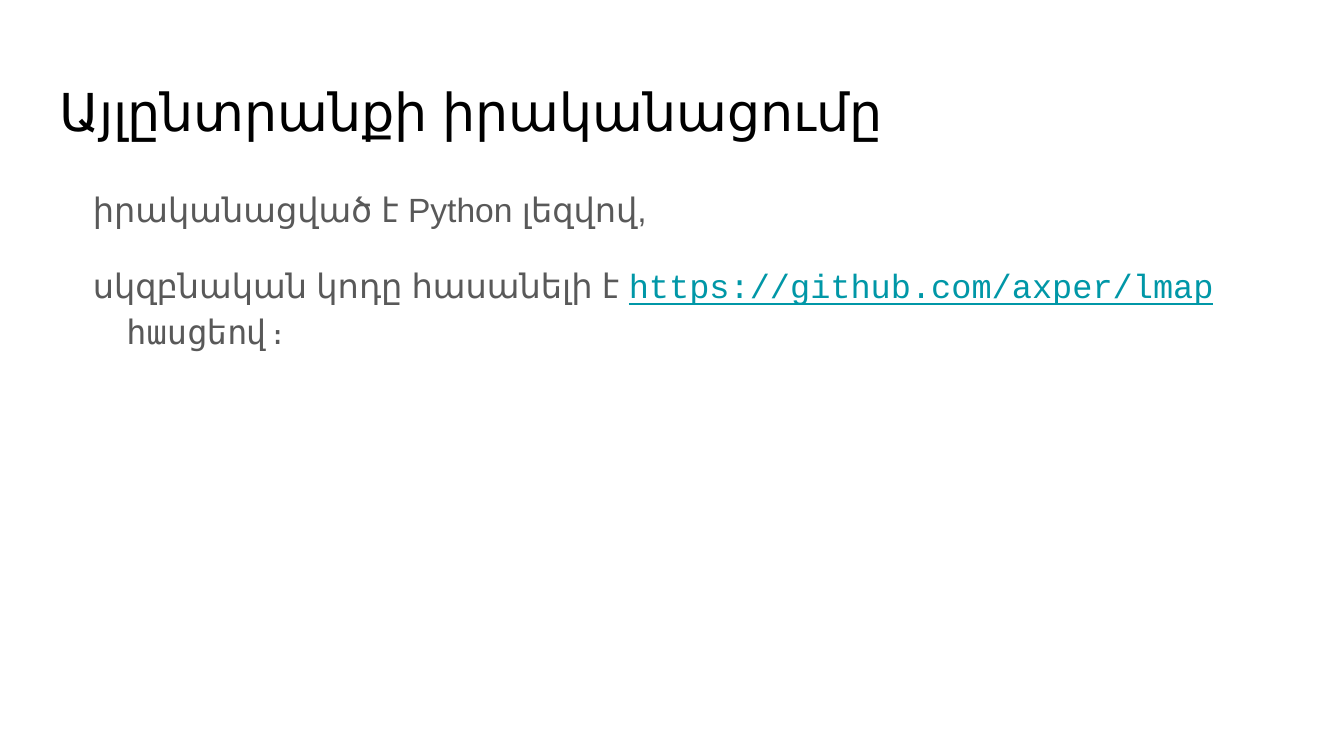
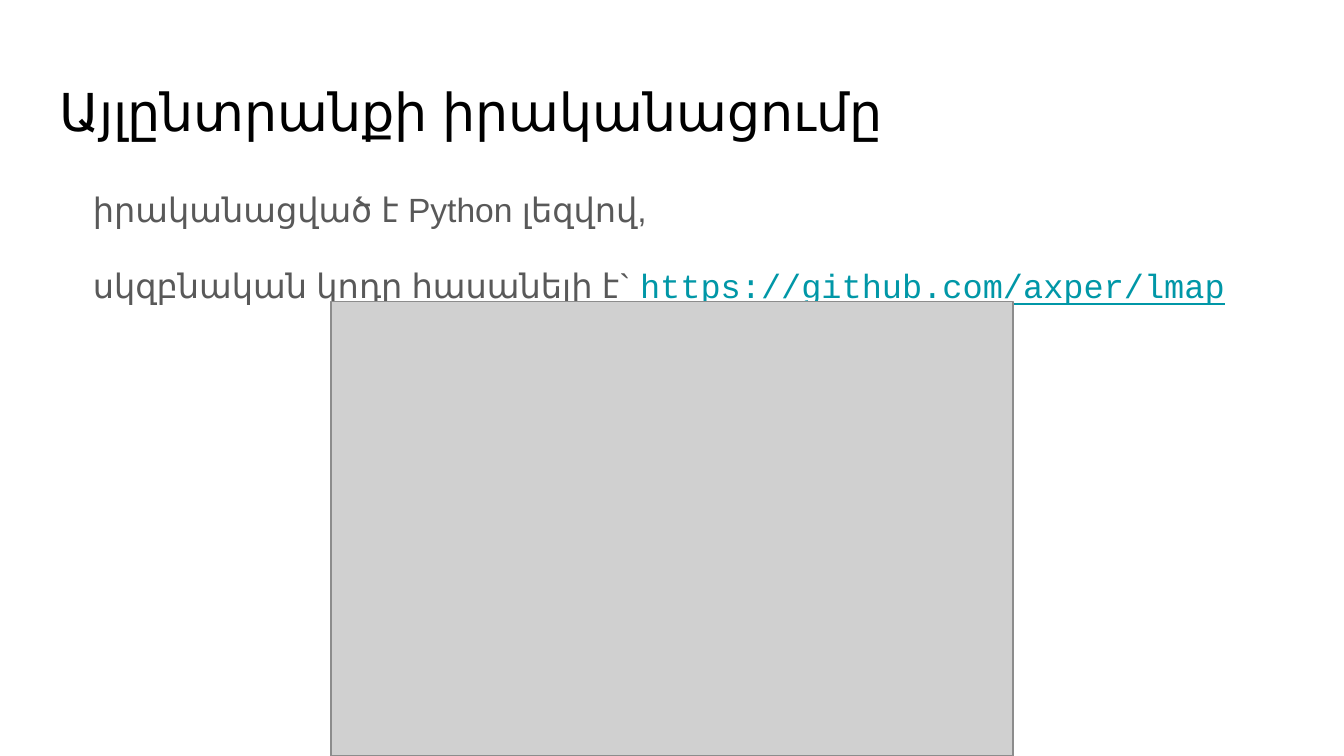
Before and after one commit to axper/lmap, a slide deck: slide 18 of tex/2016/presentation/presentation.pptx (slide 12 before the commit). Drawn at 1344x756 pixels with LibreOffice and Linux fonts; fonts in the diff are those of the drawing; grey boxes stand for pictures. Boxes give left, top, right and bottom in pixels: in the first picture for what was removed or moved away, otherwise in the second. Text is boxed around its words. In the diff, an @@ line names an element or a change of style, - is before the commit and + after.

```diff
--- a/tex/2016/presentation/presentation.pptx
+++ b/tex/2016/presentation/presentation.pptx
@@ text at bbox=[93, 272, 1225, 308]: text changed; text colour #595959 to #0097A7 @@
-սկզբնական կոդը հասանելի է https://github.com/axper/lmap հասցեով։
+սկզբնական կոդը հասանելի է` https://github.com/axper/lmap
@@ picture added at bbox=[331, 302, 1013, 756] @@
```
Also in this commit, not shown: 6 other slides changed, 6 slides added, 2 other files.
